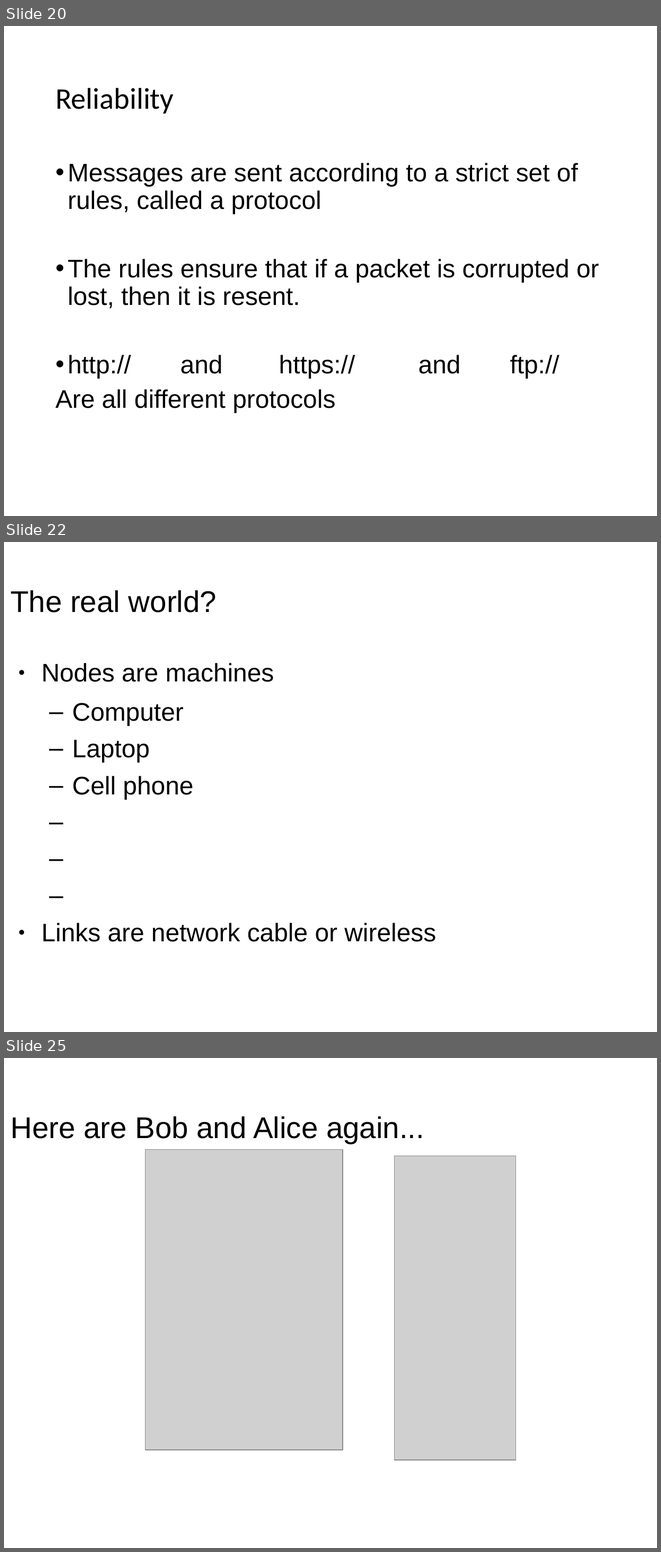
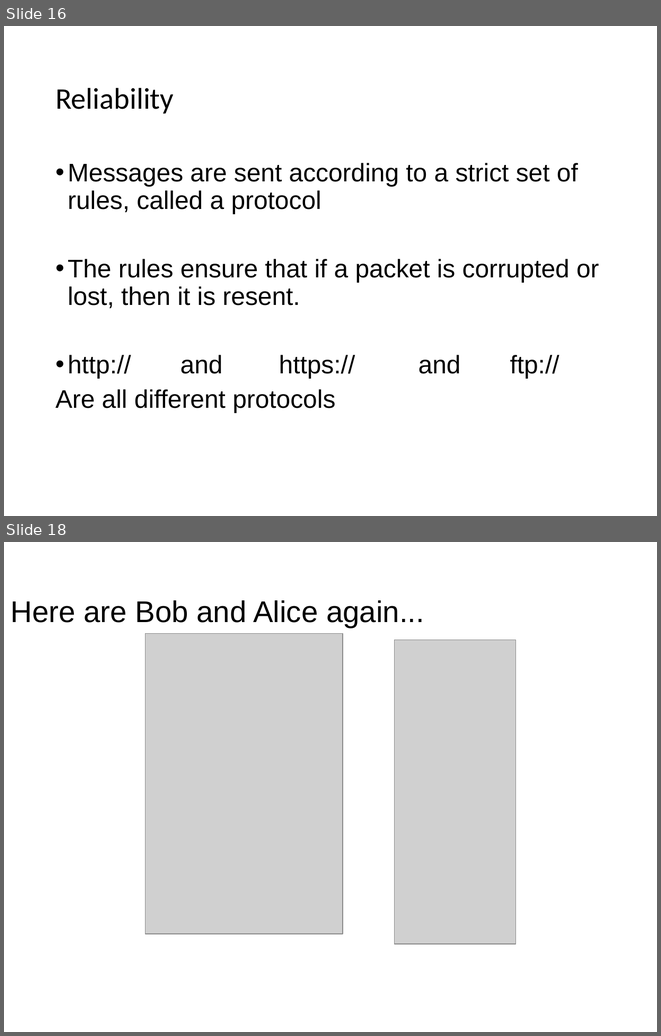
Before and after one commit to wu4f/cyberpdx-crypto, a slide deck: www/static/NetWorkProtocolsLecture4.pptx. Shown one above the other, each under a label of ours: slides 20, 22 and 25 before the commit, slides 16 and 18 after it; the slides between them are not shown. The pictures are 661x1552 and 661x1036 pixels, drawn with LibreOffice and Linux fonts; fonts in the diff are those of the drawing; grey boxes stand for pictures. Boxes give left, top, right and bottom in pixels: in the first picture for what was removed or moved away, otherwise in the second. Text is boxed around its words. In the diff, an @@ line names an element or a change of style, - is before the commit and + after.

```diff
--- a/www/static/NetWorkProtocolsLecture4.pptx
+++ b/www/static/NetWorkProtocolsLecture4.pptx
@@ slide 22 removed at box(4, 542, 657, 1032), background #FFFFFF @@
@@ title removed at box(10, 590, 217, 612) @@
-The real world?
@@ text removed at box(42, 663, 436, 942) @@
-● Nodes are machines
-  – Computer
-  – Laptop
-  – Cell phone
-● Links are network cable or wireless
@@ what was slide 20 is now slide 16 @@
@@ what was slide 25 is now slide 18 @@
```
Also in this commit, not shown: 10 slides changed, 2 slides added, 8 other slides removed, 4 other files.
